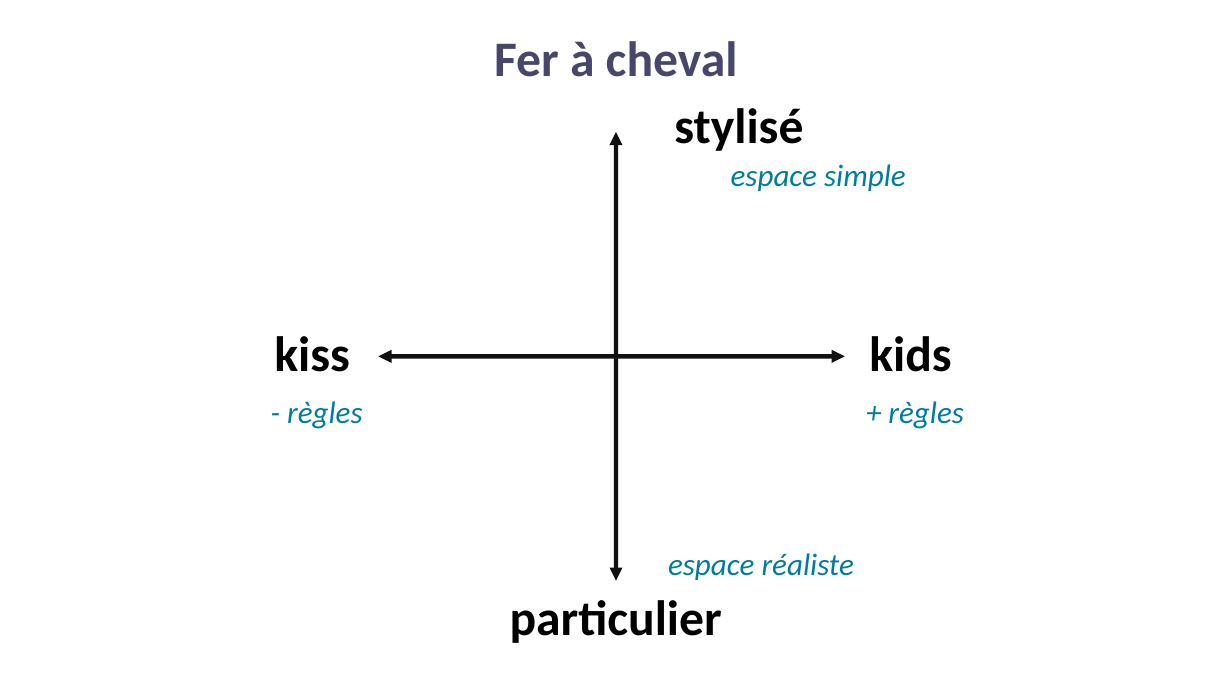
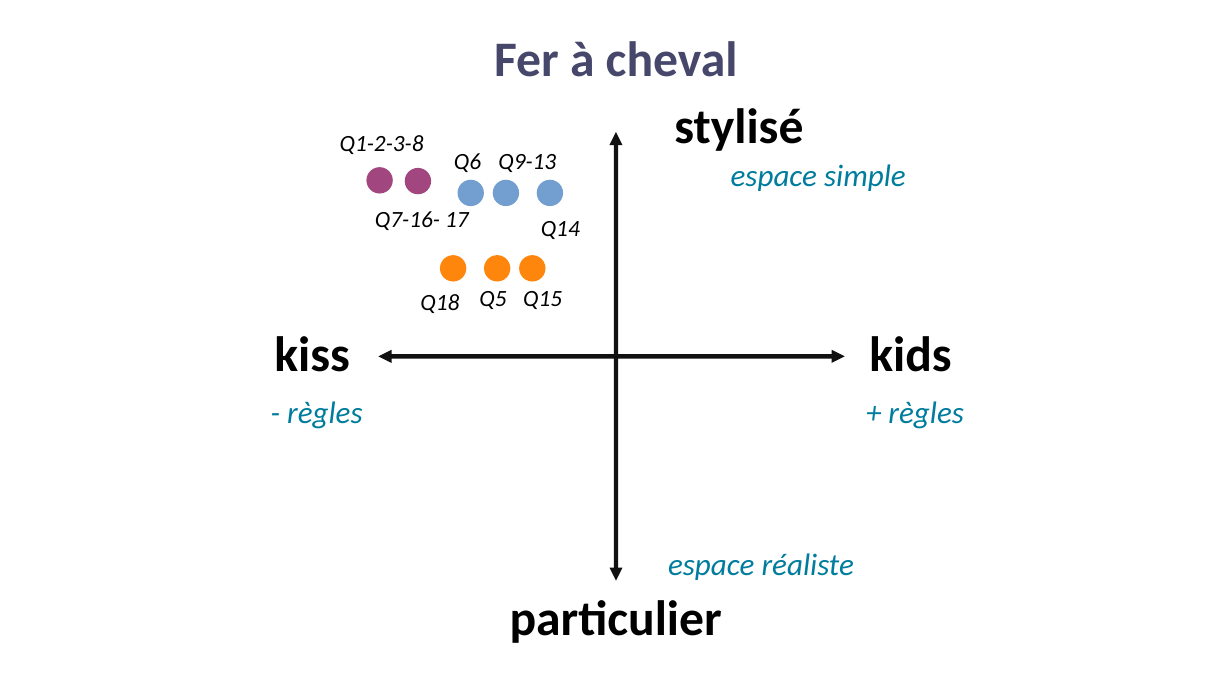
Before and after one commit to covprehension/communications, a slide deck: slide 11 of jdev2020/chapitre2_modelesyscomplexe.odp (slide 10 before the commit). Drawn at 1232x693 pixels with LibreOffice and Linux fonts; fonts in the diff are those of the drawing; background and template pictures are left out. Boxes give left, top, right and bottom in pixels: in the first picture for what was removed or moved away, otherwise in the second. Text is boxed around its words. In the diff, an @@ line names an element or a change of style, - is before the commit and + after.

```diff
--- a/jdev2020/chapitre2_modelesyscomplexe.odp
+++ b/jdev2020/chapitre2_modelesyscomplexe.odp
@@ text added at <box>340,135,424,154</box>, 15 pt, text #000000, italic @@
+Q1-2-3-8
@@ ellipse added at <box>367,168,394,195</box>, fill #A1467E @@
@@ ellipse added at <box>405,168,432,195</box>, fill #A1467E @@
@@ text added at <box>454,153,481,172</box>, 15 pt, text #000000, italic @@
+Q6
@@ text added at <box>498,154,556,172</box>, 15 pt, text #000000, italic @@
+Q9-13
@@ ellipse added at <box>457,180,484,207</box>, fill #729FCF @@
@@ ellipse added at <box>493,180,520,207</box>, fill #729FCF @@
@@ ellipse added at <box>537,180,563,207</box>, fill #729FCF @@
@@ text added at <box>375,211,469,230</box>, 15 pt, text #000000, italic @@
+Q7-16- 17
@@ text added at <box>541,221,580,239</box>, 15 pt, text #000000, italic @@
+Q14
@@ ellipse added at <box>440,255,467,282</box>, fill #FF860D @@
@@ ellipse added at <box>484,255,511,282</box>, fill #FF860D @@
@@ ellipse added at <box>520,255,547,282</box>, fill #FF860D @@
@@ text added at <box>420,294,459,313</box>, 15 pt, text #000000, italic @@
+Q18
@@ text added at <box>479,291,506,309</box>, 15 pt, text #000000, italic @@
+Q5
@@ text added at <box>523,291,562,309</box>, 15 pt, text #000000, italic @@
+Q15
```
Also in this commit, not shown: 2 other slides changed, 1 slide added, 1 other file.
